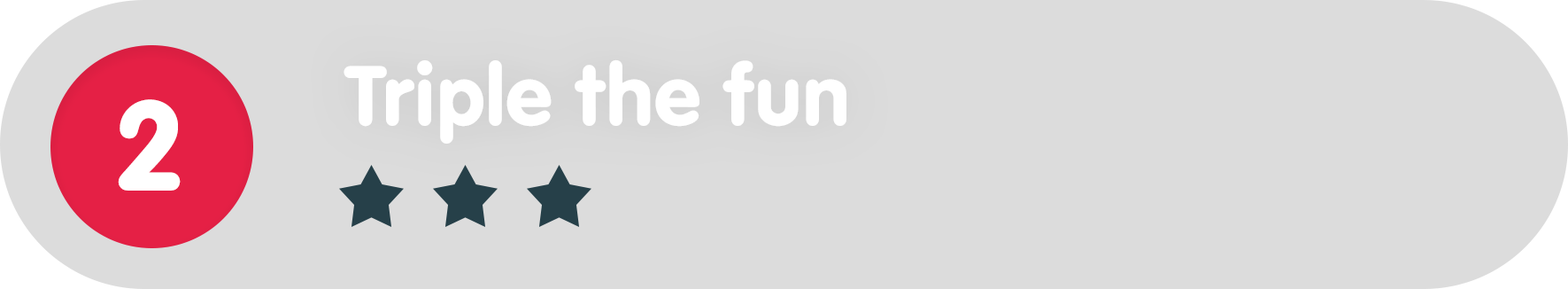
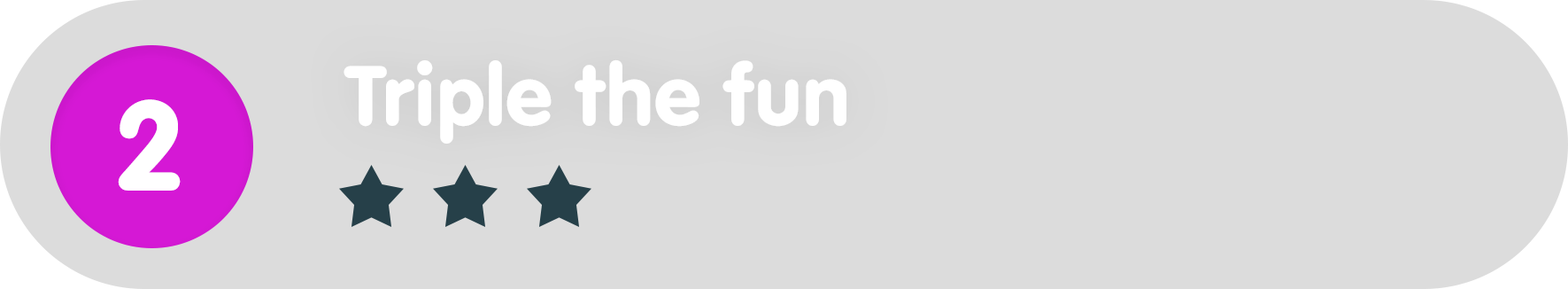
The second (1568, 289) image is a revision of the first. Changes to its layers:
painted on "Ellipse_green" over [50, 45, 254, 248]
